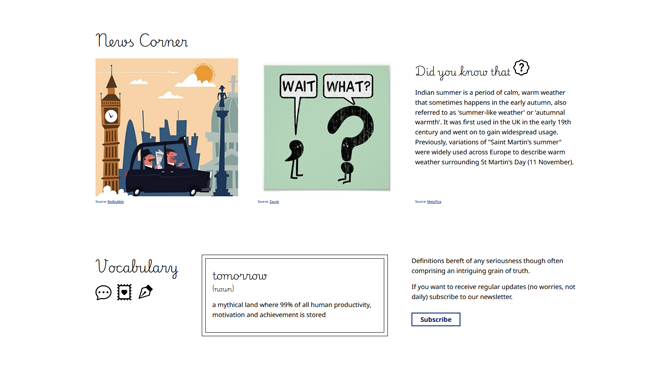
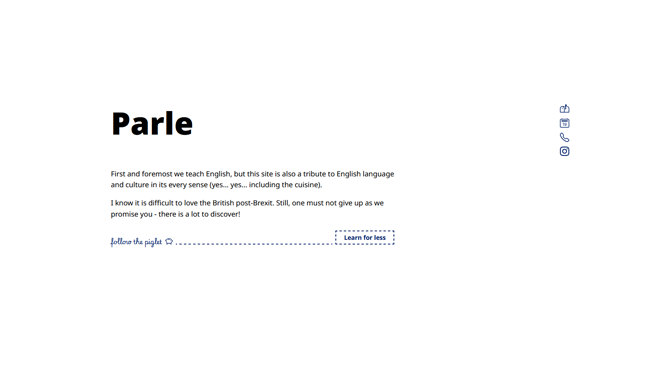
Revision of a layered 671×377 image; what changed, layer by layer:
hid "parle-4", painted on it over [95, 33, 576, 337]
showed "parle-3", painted on it over [95, 33, 576, 337]
